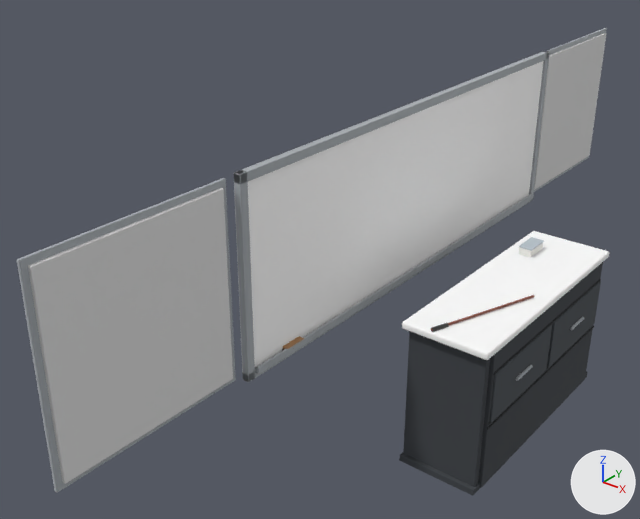
Two versions of the glTF model assets/models/cl-board.glb, one commit apart.
Camera for both pictures: a 50 mm camera at (-1.65, -5.07, 3.91) aimed at (-5.16, -0.69, 1.2). The lights are fixed; the arrows at lower right show +X, +Y and +Z. The older version comes first. Where no turn or scale is listed for an object, it has been applied to the vertices.

Names of what the first picture shows: 'Blackboard', 'BoardFrameLeft', 'BoardFrameTop', 'ChalkTrayLip', 'DeskFront', 'DeskSideL', 'DeskTop', 'DrawerFront0', 'DrawerFront1', 'WhiteBoardLeft', 'WhiteBoardLeftBack', 'WhiteBoardRight' and 14 more.
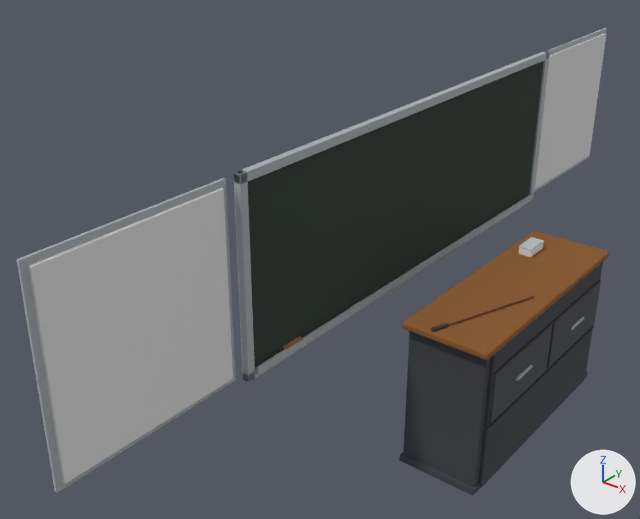
Pixel boxes [x1, y1, x2, y2] of what changed, in the pictures (640 x 519 px):
'Blackboard', recoloured (white to dark grey): [248, 61, 544, 367] in both
'DeskTop', recoloured (white to brown): [402, 231, 609, 360] in both

What changed in the scene script:
```text
Change mat_boardgreen:
    mat_boardgreen.base_color: (1.0, 1.0, 1.0) -> (0.0284, 0.0423, 0.0331)  # white #ffffff -> dark grey #2f3a33
Change mat_deskwood:
    mat_deskwood.base_color: (1.0, 1.0, 1.0) -> (0.258, 0.102, 0.0242)  # white #ffffff -> brown #8b5a2b
```
